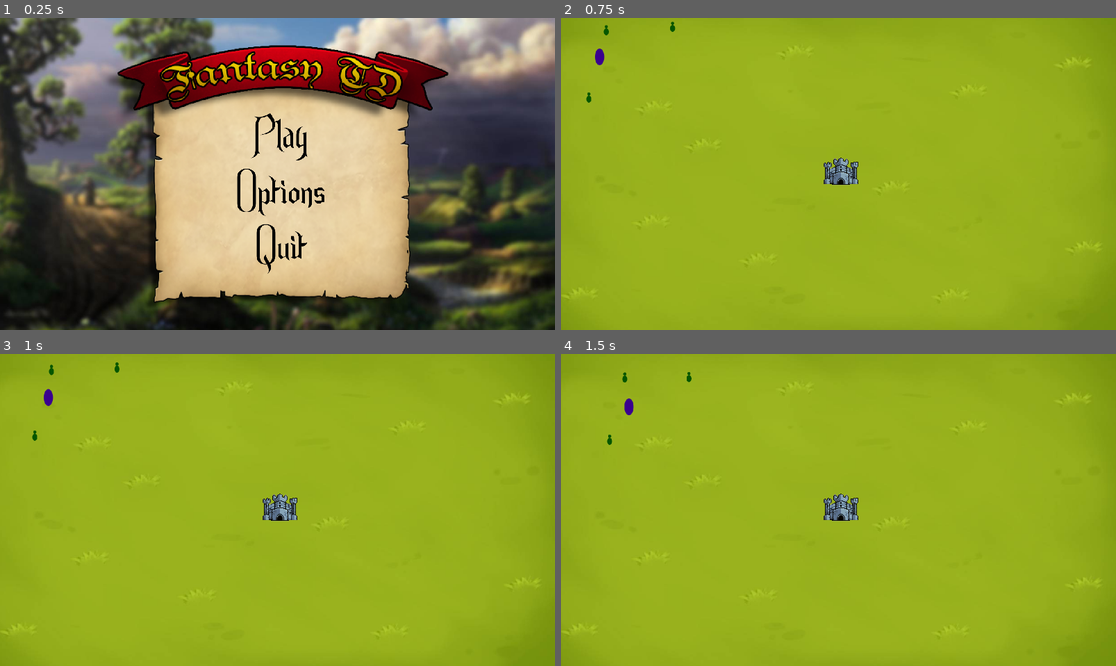
Above: before the commit, frames 1-4 (two rows, left to right).
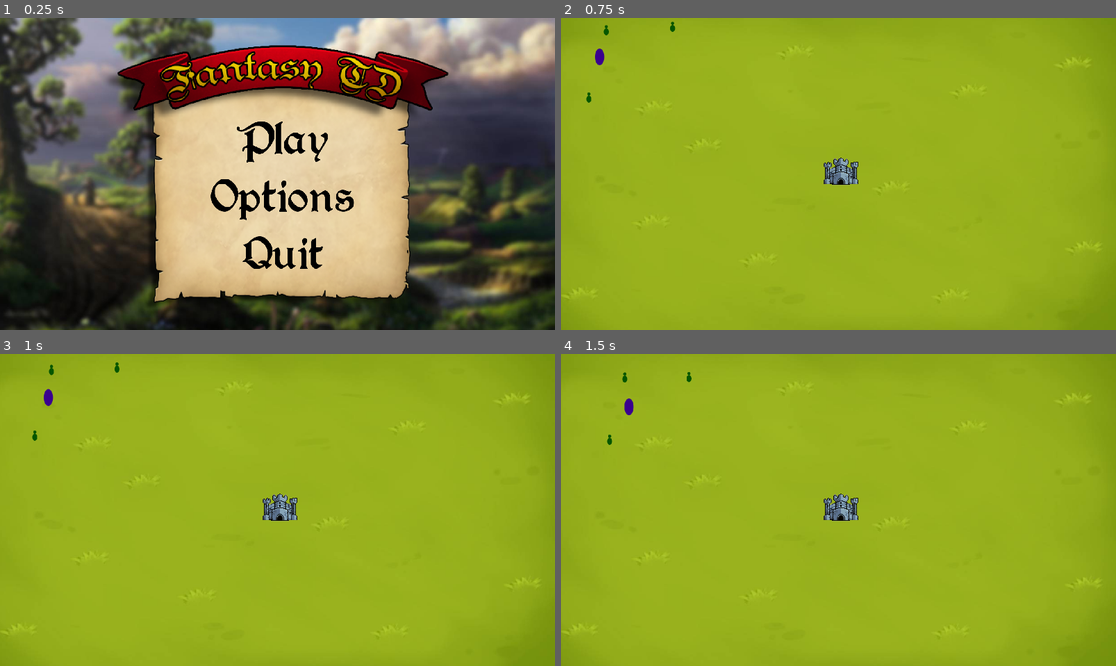
Above: after the commit, the same moments.

Repository: therealallaner/Fantasy-Tower-Defense
Game: Godot game, scene res://Scenes/main_menu.tscn
Two runs of this game, one before a commit and one after it. Both use one fixed random seed, a clock stepped at 60 frames per second and the inputs below.
Inputs:
- Up to frame 1 (0.25 s): no input
- Up to frame 2 (0.75 s): click "Play" at 0.5 s
- Up to frame 3 (1 s): no input
- Up to frame 4 (1.5 s): no input

The runs differ from the first frame. In frame 1, 2.8% of the frame differs, in the area x 37-64%, y 30-82%; in frame 2, nothing differs; in frame 3, nothing differs; in frame 4, nothing differs.

Commit message:
Main Menu Update
Also Added some Themes

Diff:
--- /dev/null
+++ b/Assets/UI/Themes/Augusta.tres
@@ -0,0 +1,7 @@
+[gd_resource type="Theme" load_steps=2 format=3 uid="uid://cp2e2s82wiif8"]
+
+[ext_resource type="FontFile" uid="uid://dh7mxkef1nqvf" path="res://Assets/Fonts/augusta/Augusta.ttf" id="1_5jc7f"]
+
+[resource]
+default_font = ExtResource("1_5jc7f")
+default_font_size = 175
--- /dev/null
+++ b/Assets/UI/Themes/GoudyMedieval.tres
@@ -0,0 +1,7 @@
+[gd_resource type="Theme" load_steps=2 format=3 uid="uid://xxphpmqd0t6l"]
+
+[ext_resource type="FontFile" uid="uid://dy7otjcduqtf1" path="res://Assets/Fonts/goudy-medieval/Goudy Medieval Alternate.ttf" id="1_2kag6"]
+
+[resource]
+default_font = ExtResource("1_2kag6")
+default_font_size = 200
--- a/Scenes/Characters/sorcerer.tscn
+++ b/Scenes/Characters/sorcerer.tscn
@@ -14,7 +14,6 @@
 
 [node name="Sorcerer" type="CharacterBody2D"]
 script = ExtResource("1_6o6ak")
-current_projectile_type = null
 
 [node name="Sprite2D" type="Sprite2D" parent="."]
 texture = ExtResource("2_b1xxy")
--- a/Scenes/main_menu.tscn
+++ b/Scenes/main_menu.tscn
@@ -4,7 +4,7 @@
 [ext_resource type="Texture2D" uid="uid://dmroa0bn4whdh" path="res://Assets/UI/TestBG (1).jpg" id="1_mxwqa"]
 [ext_resource type="Texture2D" uid="uid://bsk4ie7qrdyor" path="res://Assets/UI/MainMenuMenuBG.png" id="2_k45ex"]
 [ext_resource type="Texture2D" uid="uid://0dp8wdbyve4j" path="res://Assets/UI/MainMenuTitle.png" id="3_ioeq8"]
-[ext_resource type="Theme" uid="uid://bbu7b6vmdt6rg" path="res://Assets/UI/Themes/new_theme.tres" id="4_8oe7h"]
+[ext_resource type="Theme" uid="uid://cp2e2s82wiif8" path="res://Assets/UI/Themes/Augusta.tres" id="5_s4h3j"]
 
 [sub_resource type="StyleBoxEmpty" id="StyleBoxEmpty_mi7w1"]
 
@@ -31,14 +31,14 @@
 texture = ExtResource("3_ioeq8")
 
 [node name="VBoxContainer" type="VBoxContainer" parent="."]
-offset_left = 745.0
-offset_top = 315.0
-offset_right = 1198.0
-offset_bottom = 911.0
+offset_left = 694.0
+offset_top = 317.0
+offset_right = 1267.0
+offset_bottom = 910.0
 
 [node name="Play" type="Button" parent="VBoxContainer"]
 layout_mode = 2
-theme = ExtResource("4_8oe7h")
+theme = ExtResource("5_s4h3j")
 theme_override_colors/font_color = Color(0, 0, 0, 1)
 theme_override_colors/icon_focus_color = Color(0, 0, 0, 1)
 theme_override_styles/normal = SubResource("StyleBoxEmpty_mi7w1")
@@ -46,14 +46,14 @@
 
 [node name="Options" type="Button" parent="VBoxContainer"]
 layout_mode = 2
-theme = ExtResource("4_8oe7h")
+theme = ExtResource("5_s4h3j")
 theme_override_colors/font_color = Color(0, 0, 0, 1)
 theme_override_styles/normal = SubResource("StyleBoxEmpty_u4ei4")
 text = "Options"
 
 [node name="Quit" type="Button" parent="VBoxContainer"]
 layout_mode = 2
-theme = ExtResource("4_8oe7h")
+theme = ExtResource("5_s4h3j")
 theme_override_colors/font_color = Color(0, 0, 0, 1)
 theme_override_styles/normal = SubResource("StyleBoxEmpty_cluw7")
 text = "Quit"
--- a/Scenes/node_2d.tscn
+++ b/Scenes/node_2d.tscn
@@ -1,11 +1,13 @@
-[gd_scene load_steps=5 format=3 uid="uid://dhbremyfpt2ig"]
+[gd_scene load_steps=6 format=3 uid="uid://dhbremyfpt2ig"]
 
 [ext_resource type="Texture2D" uid="uid://ca6qkqhvb1sa" path="res://Assets/GtrassBG.jpg" id="1_fb5ao"]
+[ext_resource type="Script" path="res://Scripts/node_2d.gd" id="1_m7q4i"]
 [ext_resource type="PackedScene" uid="uid://db4r6xtfnmees" path="res://Scenes/Objects/tower.tscn" id="2_8533y"]
 [ext_resource type="PackedScene" uid="uid://b8yaa01m7dtw1" path="res://Scenes/Characters/sorcerer.tscn" id="3_2sn2t"]
 [ext_resource type="PackedScene" uid="uid://boyn2rfrxnuh" path="res://Scenes/Characters/goblin.tscn" id="4_00a1a"]
 
 [node name="Node2D" type="Node2D"]
+script = ExtResource("1_m7q4i")
 
 [node name="GrassBg" type="Sprite2D" parent="."]
 position = Vector2(968, 535)
--- a/Scripts/Classes/RangedUnit.gd
+++ b/Scripts/Classes/RangedUnit.gd
@@ -16,18 +16,3 @@
 	instance.Target = Target
 	instance.attackDMG = attackDMG
 	$AttackRange/AttackTimer.start()
-
-
-#func FireballAttack():
-#
-#	var instancedir = self.global_position.direction_to(Target.global_position)
-#	var instance = Fireball.instantiate()
-##	get_tree().current_scene.add_child(instance)
-#	add_child(instance)
-#	instance.global_position = self.global_position
-#	var instancerotation = instancedir.angle()
-#	instance.rotation = instancerotation
-#	instance.isenemy = true
-#	instance.Attackdamage = $AttackComp.Attackdamage
-#	$AttackComp/FireballTimer.start()
-#	isattacking = true
--- /dev/null
+++ b/Scripts/node_2d.gd
@@ -0,0 +1,6 @@
+extends Node2D
+
+
+func _process(delta):
+	if $TheTower.HP <= 0:
+		get_tree().change_scene_to_file("res://Scenes/main_menu.tscn")
Binary file added: Assets/Fonts/augusta/Augusta-Shadow.ttf
Not shown, added: Assets/Fonts/augusta/Augusta-Shadow.ttf.import
Binary file added: Assets/Fonts/augusta/Augusta.ttf
Not shown, added: Assets/Fonts/augusta/Augusta.ttf.import
Binary file added: Assets/Fonts/goudy-medieval/Goudy Mediaeval DemiBold.ttf
Not shown, added: Assets/Fonts/goudy-medieval/Goudy Mediaeval DemiBold.ttf.import
Binary file added: Assets/Fonts/goudy-medieval/Goudy Mediaeval Regular.ttf
Not shown, added: Assets/Fonts/goudy-medieval/Goudy Mediaeval Regular.ttf.import
Binary file added: Assets/Fonts/goudy-medieval/Goudy Medieval Alternate.ttf
Not shown, added: Assets/Fonts/goudy-medieval/Goudy Medieval Alternate.ttf.import
Renamed: Assets/UI/Themes/new_theme.tres -> Assets/UI/Themes/Endor.tres
